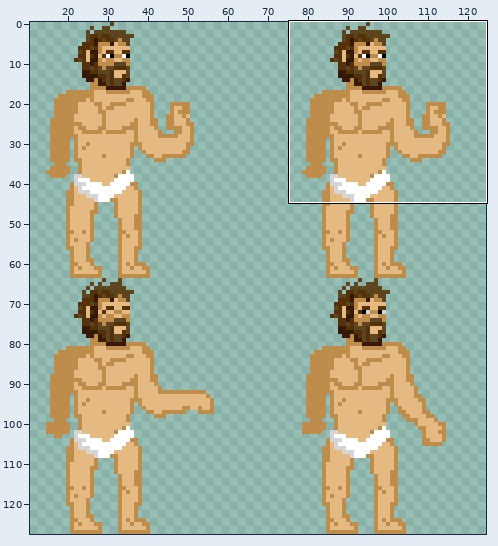
Sprite sheet -- assets/character.png. Above: a wide view before the commit, with the close-up outlined.
Close-up. Before:
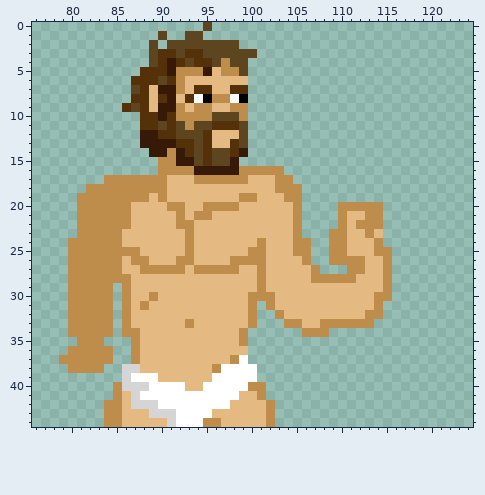
Shown: x 76..124, y 0..44. The wide view leaves out empty margins. The commit also changed other parts of the picture, which this record leaves out.
And afterwards:
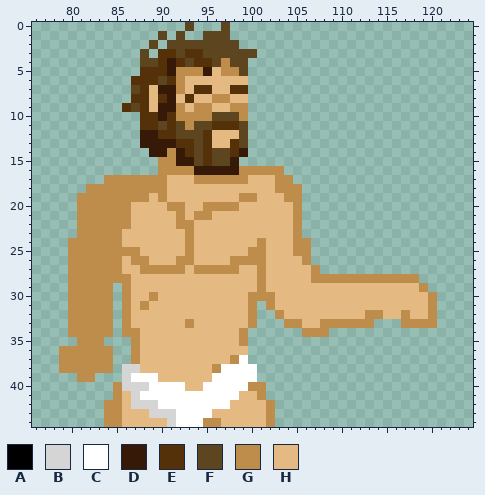
Palette (. is transparent): A #000000  B #d5d5d5  C #ffffff  D #371907  E #543109  F #5c451f  G #bf8d4b  H #e5ba82
What changed:
{"change": "file 256x256 -> 1024x1024 pixels (blocks of 2x2 -> 8x8; one block is one cell here)"}
{"y":0,"x":93,"old":".","new":"F"}
{"y":0,"x":95,"old":"F","new":"."}
{"y":0,"x":97,"old":".","new":"F"}
{"y":1,"x":92,"old":".FF...","new":"F..FFF"}
{"y":3,"x":88,"old":".F","new":"F."}
{"y":4,"x":88,"old":".","new":"F"}
{"y":8,"x":94,"old":"CA","new":"HH"}
{"y":8,"x":98,"old":"CA","new":"HH"}
{"y":20,"x":110,"old":"GGGGG","new":"....."}
{"y":21,"x":110,"old":"GHHGG","new":"....."}
{"y":22,"x":110,"old":"GHGGG","new":"....."}
{"y":23,"x":109,"old":"GGHHGH","new":"......"}
{"y":24,"x":109,"old":"GGHHHG","new":"......"}
{"y":25,"x":109,"old":"GGHHHGG","new":"......."}
{"y":26,"x":109,"old":"GGGGHHG","new":"......."}
{"y":27,"x":111,"old":"GGHHG","new":"....."}
{"y":28,"x":112,"old":"HHH","new":"GGG"}
{"y":28,"x":116,"old":"...","new":"GGG"}
{"y":29,"x":115,"old":"G....","new":"HHHHG"}
{"y":30,"x":114,"old":"GG.....","new":"HHHHHHG"}
{"y":31,"x":114,"old":"G......","new":"HHHHHHG"}
{"y":32,"x":115,"old":"......","new":"HHGHHG"}
{"y":33,"x":117,"old":"....","new":"GGGG"}
{"y":36,"x":79,"old":".","new":"G"}
{"y":38,"x":79,"old":".","new":"G"}
{"y":38,"x":84,"old":".","new":"G"}
{"y":39,"x":81,"old":"..","new":"GG"}
